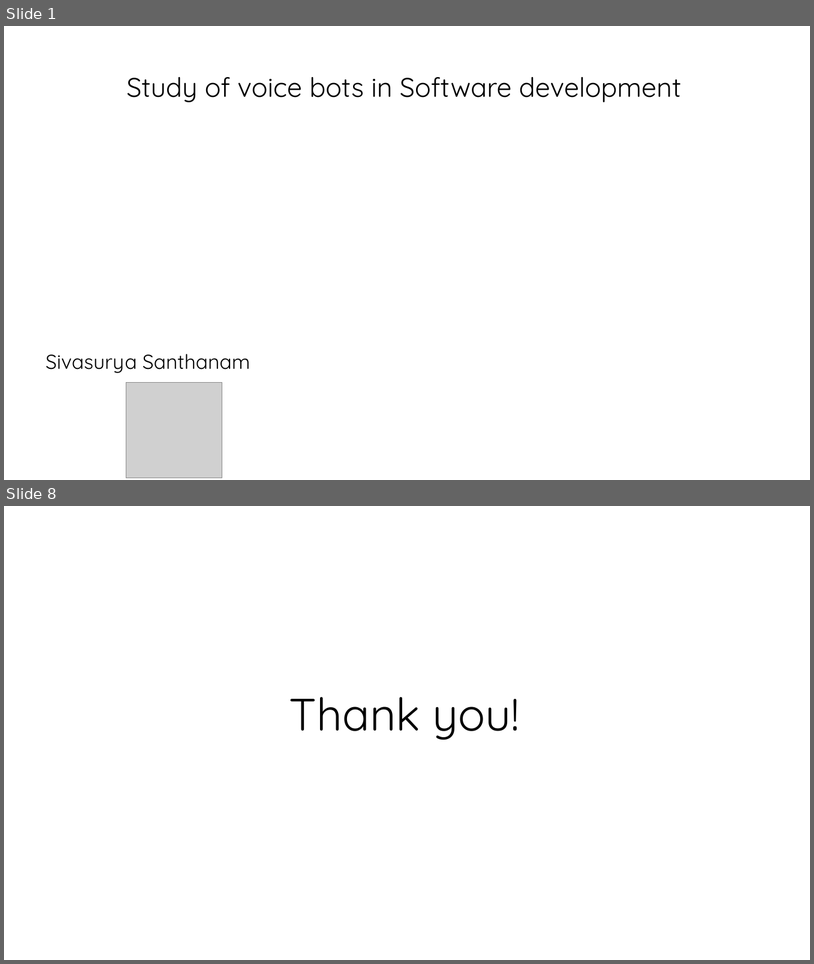
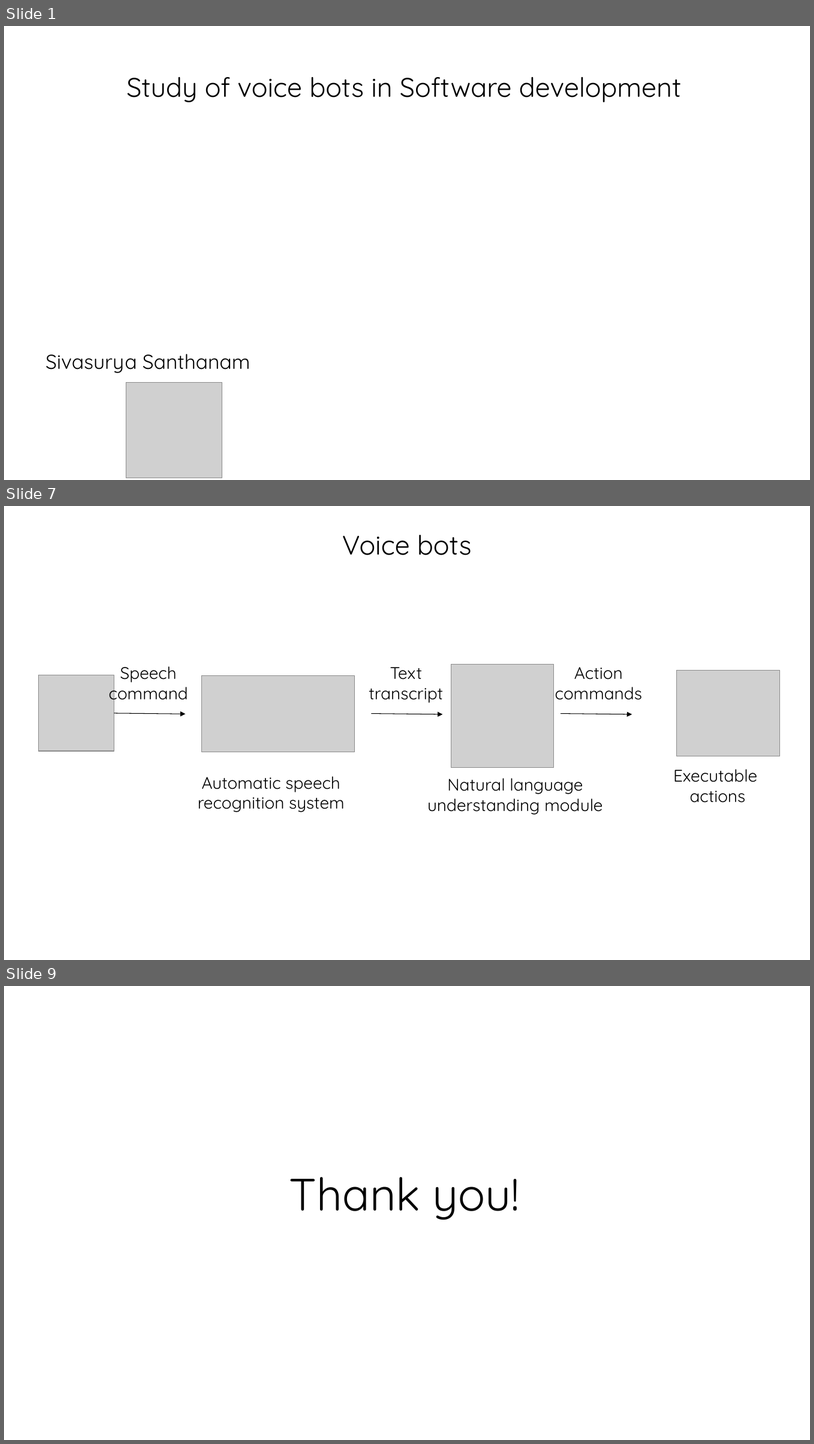
Before and after one commit to chmodsss/interviews-study, a slide deck: interview-artifacts.pptx. Shown one above the other, each under a label of ours: slides 1 and 8 before the commit, slides 1, 7 and 9 after it; the slides between them are not shown. The pictures are 814x964 and 814x1444 pixels, drawn with LibreOffice and Linux fonts; fonts in the diff are those of the drawing; grey boxes stand for pictures; background and template pictures are left out. Boxes give left, top, right and bottom in pixels: in the first picture for what was removed or moved away, otherwise in the second. Text is boxed around its words. In the diff, an @@ line names an element or a change of style, - is before the commit and + after.

```diff
--- a/interview-artifacts.pptx
+++ b/interview-artifacts.pptx
@@ slide 7 added at <box>4,506,810,960</box>, background #FFFFFF @@
@@ title added at <box>342,535,472,555</box>, 32 pt, text #000000 @@
+Voice bots
@@ text added at <box>109,666,188,704</box>, 20 pt, text #000000 @@
+Speech command
@@ text added at <box>369,667,443,703</box>, 20 pt, text #000000 @@
+Text transcript
@@ picture added at <box>451,664,554,767</box> @@
@@ text added at <box>555,667,642,700</box>, 20 pt, text #000000 @@
+Action commands
@@ picture added at <box>38,675,114,751</box> @@
@@ picture added at <box>201,675,354,751</box> @@
@@ picture added at <box>677,670,780,756</box> @@
@@ arrow added from (114, 713) to (185, 714), #000000 0.75 pt @@
@@ arrow added from (372, 714) to (443, 714), #000000 0.75 pt @@
@@ arrow added from (561, 714) to (632, 714), #000000 0.75 pt @@
@@ text added at <box>674,769,758,802</box>, 20 pt, text #000000 @@
+Executable
+actions
@@ text added at <box>198,776,344,812</box>, 20 pt, text #000000 @@
+Automatic speech recognition system
@@ text added at <box>428,778,603,814</box>, 20 pt, text #000000 @@
+Natural language understanding module
@@ what was slide 8 is now slide 9 @@
```
Also in this commit, not shown: 2 slides changed, 4 other slides added, 4 slides removed, 1 other file.
